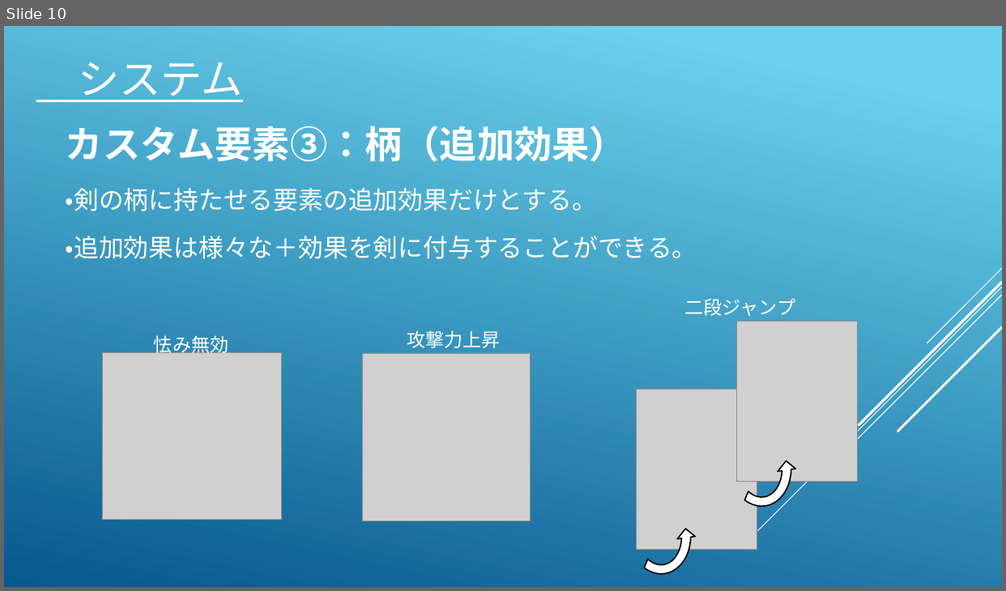
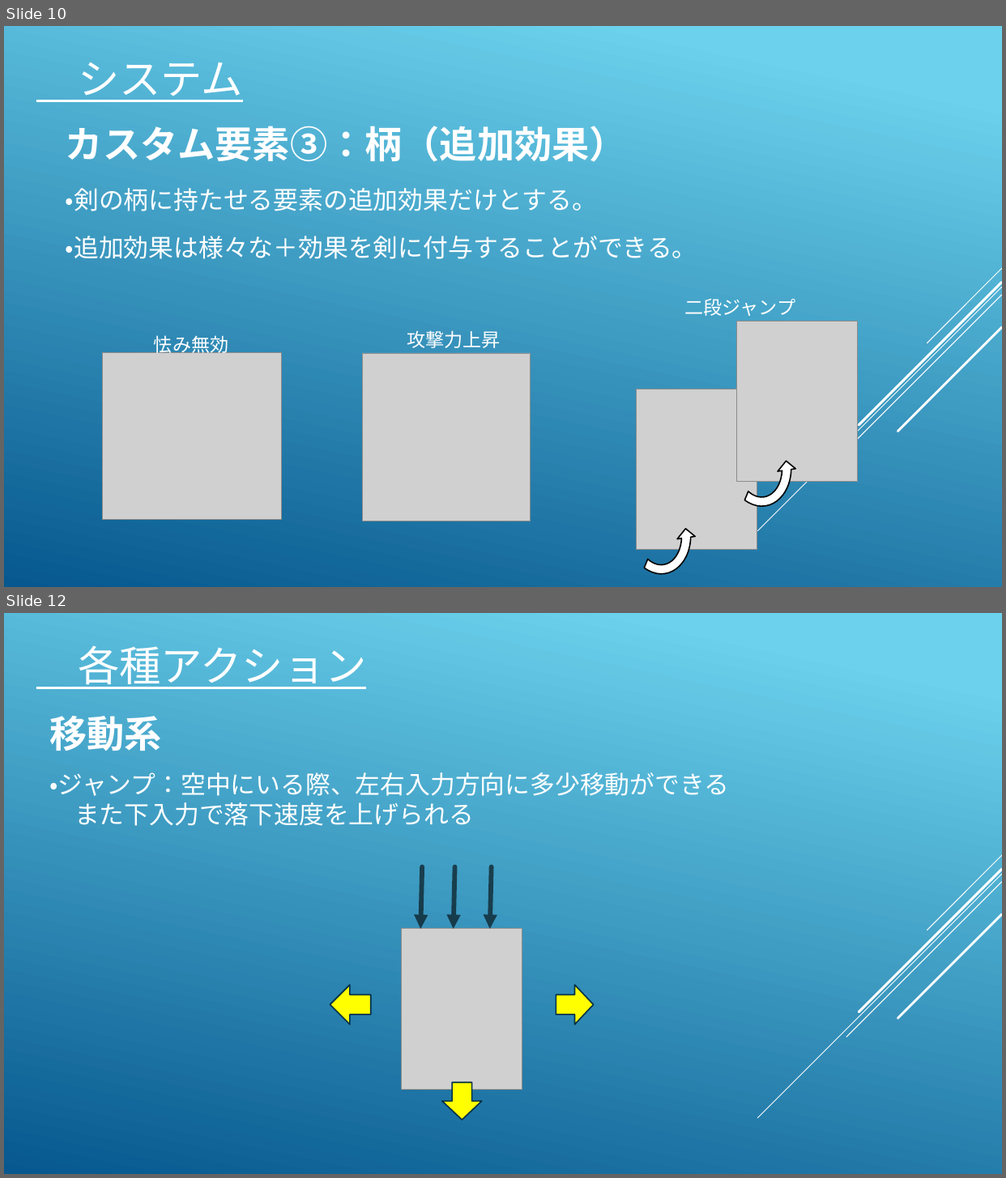
Before and after one commit to koike0723/Aso2020Winter, a slide deck: 企画書.pptx. Shown one above the other, each under a label of ours: slide 10 before the commit, slides 10 and 12 after it; the slides between them are not shown. The pictures are 1006x591 and 1006x1178 pixels, drawn with LibreOffice and Linux fonts; fonts in the diff are those of the drawing; grey boxes stand for pictures. Boxes give left, top, right and bottom in pixels: in the first picture for what was removed or moved away, otherwise in the second. Text is boxed around its words. In the diff, an @@ line names an element or a change of style, - is before the commit and + after.

Commit message:
企画書の完成 ボタン入力が入り続けるのを修正

```diff
--- a/企画書.pptx
+++ b/企画書.pptx
@@ slide 12 added at box(4, 613, 1002, 1174), background gradient #6ED2EB to #06588E; not listed: 5 template elements that a slide beside it also shows @@
@@ text added at box(78, 645, 366, 689), 40 pt, text #FFFFFF, underline @@
+各種アクション
@@ text added at box(49, 716, 162, 751), 36 pt, text #FFFFFF, bold @@
+移動系
@@ text added at box(49, 773, 729, 826), 24 pt, text #FFFFFF @@
+・ジャンプ：空中にいる際、左右入力方向に多少移動ができる
+また下入力で落下速度を上げられる
@@ arrow added from (423, 867) to (421, 929), #000000 4.5 pt @@
@@ arrow added from (454, 867) to (454, 929), #000000 4.5 pt @@
@@ arrow added from (492, 867) to (490, 929), #000000 4.5 pt @@
@@ picture added at box(402, 929, 522, 1090) @@
@@ right arrow added at box(330, 985, 371, 1024), fill #FFFF00, outline #043148 1.25 pt @@
@@ right arrow added at box(556, 985, 594, 1024), fill #FFFF00, outline #043148 1.25 pt @@
@@ right arrow added at box(442, 1083, 482, 1120), fill #FFFF00, outline #043148 1.25 pt @@
```
Also in this commit, not shown: 5 slides changed, 7 other slides added, 8 slides removed, 8 other files.
